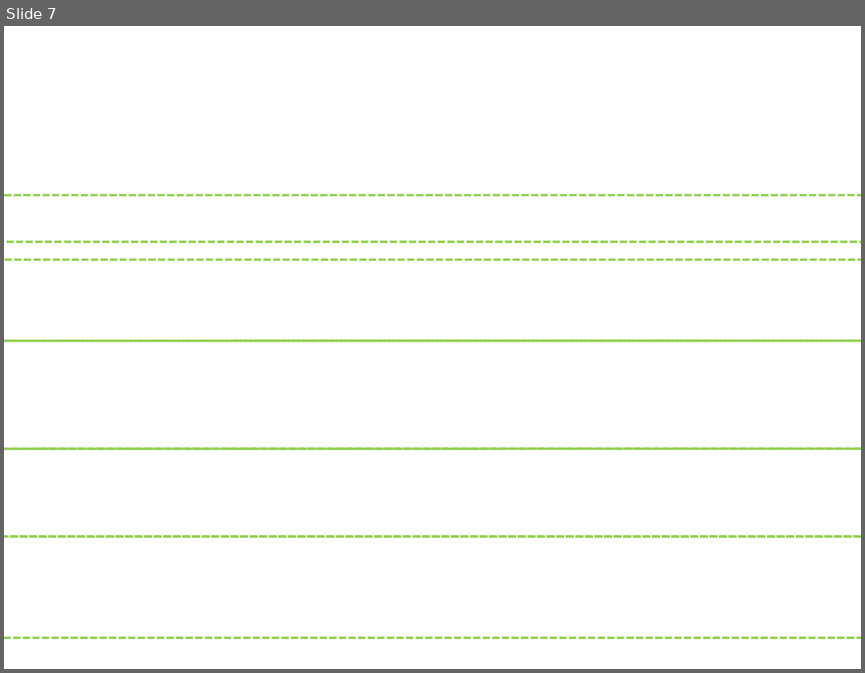
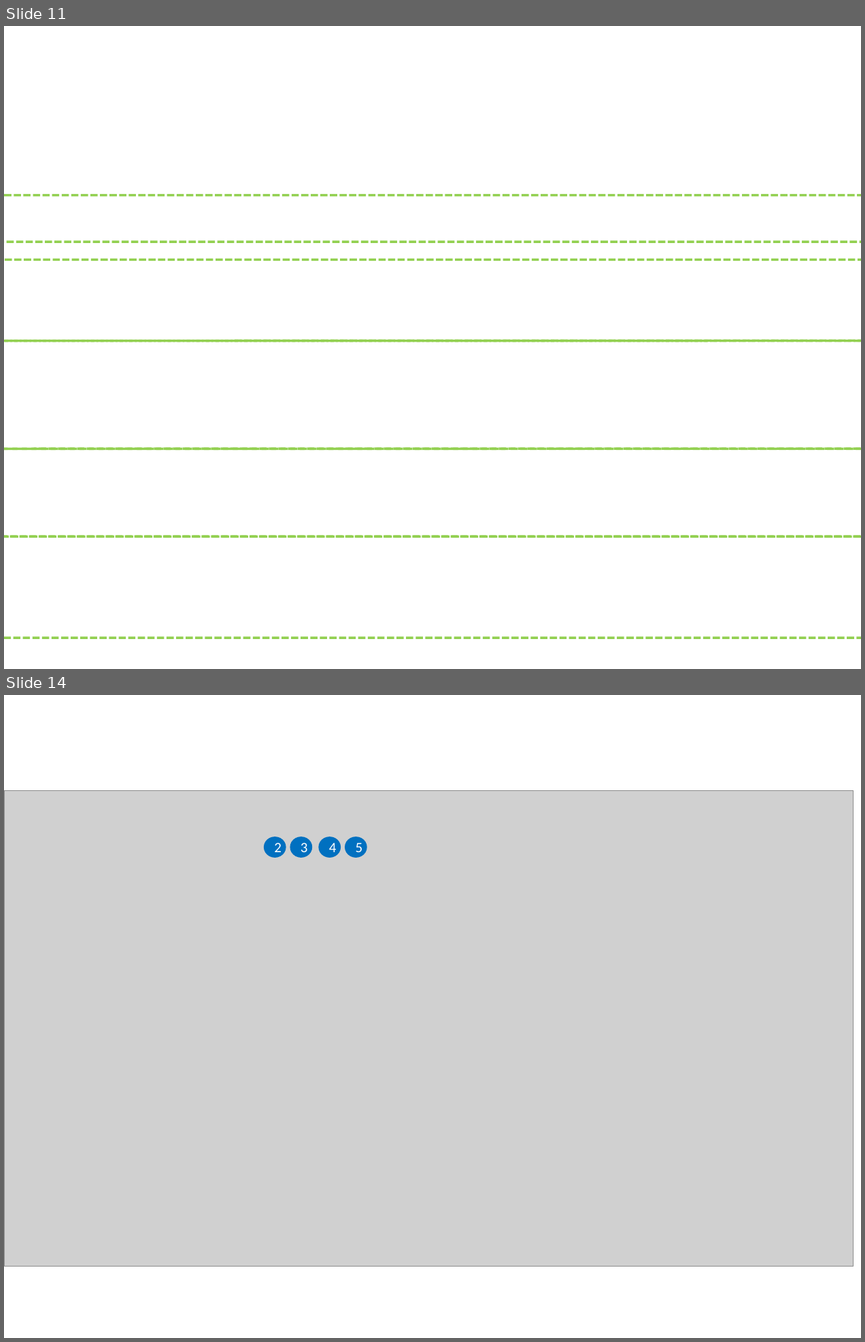
Before and after one commit to OP-TED/ESPD-EDM, a slide deck: docs/src/main/asciidoc/dist/art/rsrcs.pptx. Shown one above the other, each under a label of ours: slide 7 before the commit, slides 11 and 14 after it; the slides between them are not shown. The pictures are 865x673 and 865x1342 pixels, drawn with LibreOffice and Linux fonts; fonts in the diff are those of the drawing; grey boxes stand for pictures; background and template pictures are left out. Boxes give left, top, right and bottom in pixels: in the first picture for what was removed or moved away, otherwise in the second. Text is boxed around its words. In the diff, an @@ line names an element or a change of style, - is before the commit and + after.

```diff
--- a/docs/src/main/asciidoc/dist/art/rsrcs.pptx
+++ b/docs/src/main/asciidoc/dist/art/rsrcs.pptx
@@ slide 14 added at (x1=4, y1=695, x2=861, y2=1338), background #FFFFFF @@
@@ picture added at (x1=5, y1=790, x2=853, y2=1266) @@
@@ ellipse added at (x1=264, y1=836, x2=286, y2=857), fill #0070C0, 12 pt, text #FFFFFF @@
+2
@@ ellipse added at (x1=290, y1=836, x2=313, y2=857), fill #0070C0, 12 pt, text #FFFFFF @@
+3
@@ ellipse added at (x1=318, y1=836, x2=341, y2=857), fill #0070C0, 12 pt, text #FFFFFF @@
+4
@@ ellipse added at (x1=345, y1=836, x2=367, y2=857), fill #0070C0, 12 pt, text #FFFFFF @@
+5
@@ what was slide 7 is now slide 11 @@
```
Also in this commit, not shown: 4 slides changed, 32 other slides added, 1 slide removed, 53 other files.
